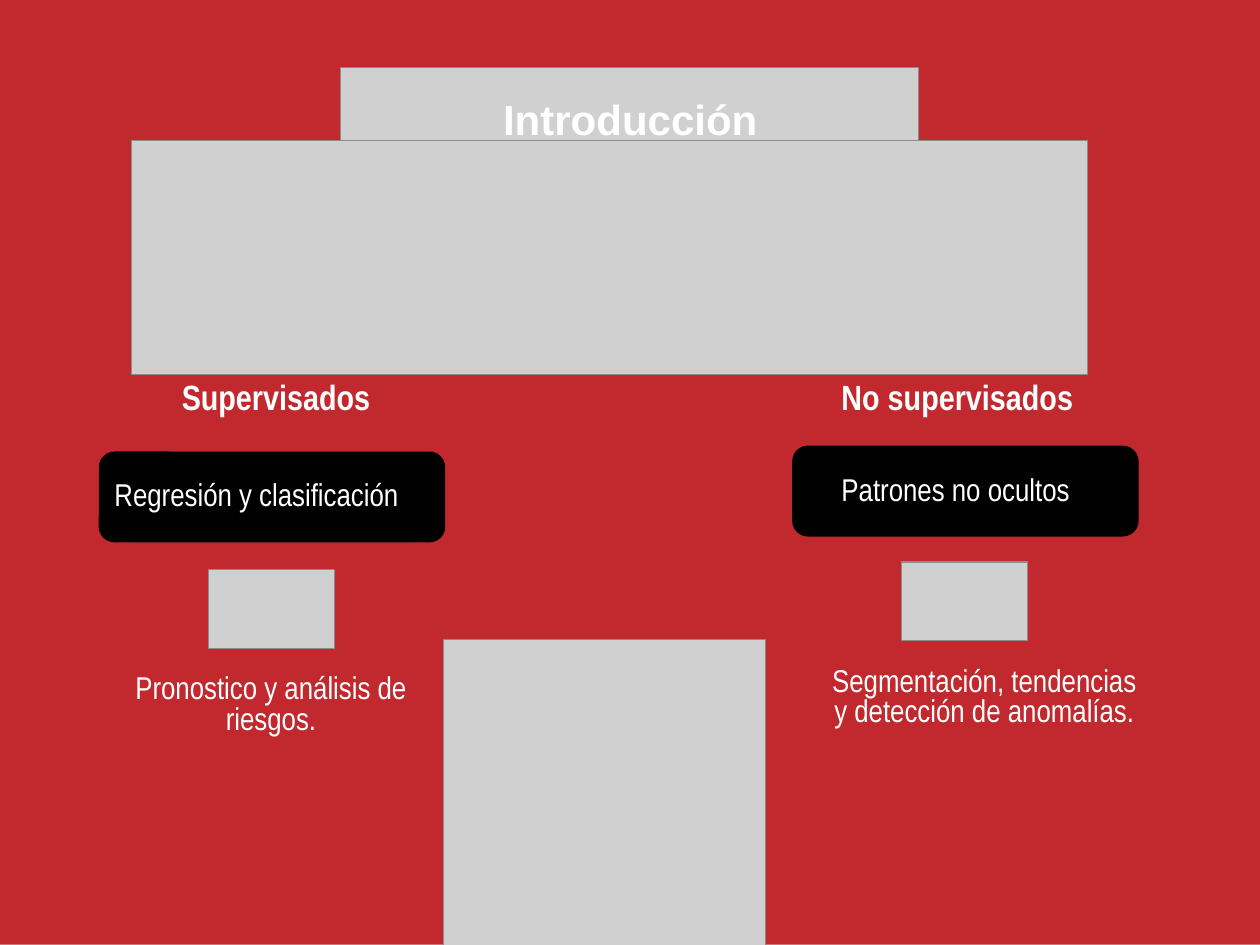
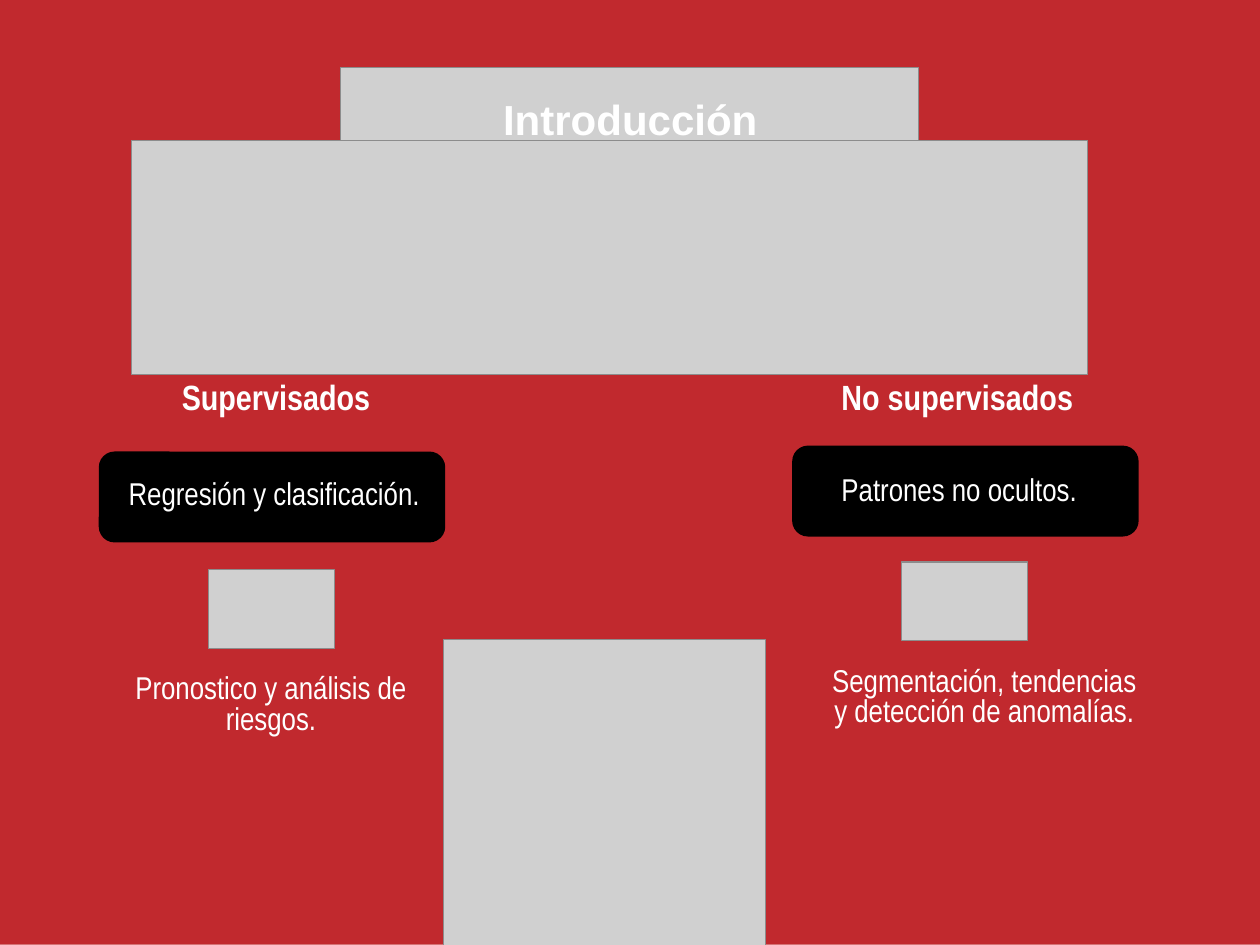
Before and after one commit to IgnGGA/grupo9, a slide deck: slide 2 of presentacionMineriaDeDatos.pptx. Drawn at 1260x945 pixels with LibreOffice and Linux fonts; fonts in the diff are those of the drawing; grey boxes stand for pictures. Boxes give left, top, right and bottom in pixels: in the first picture for what was removed or moved away, otherwise in the second. Text is boxed around its words. In the diff, an @@ line names an element or a change of style, - is before the commit and + after.

```diff
--- a/presentacionMineriaDeDatos.pptx
+++ b/presentacionMineriaDeDatos.pptx
@@ text at [841,478,1077,502]: text changed @@
-Patrones no ocultos
+Patrones no ocultos.
@@ text at [129,481,419,511]: text changed @@
-Regresión y clasificación
+Regresión y clasificación.
```
Also in this commit, not shown: 6 other slides changed, 8 slides added, 10 other files.
